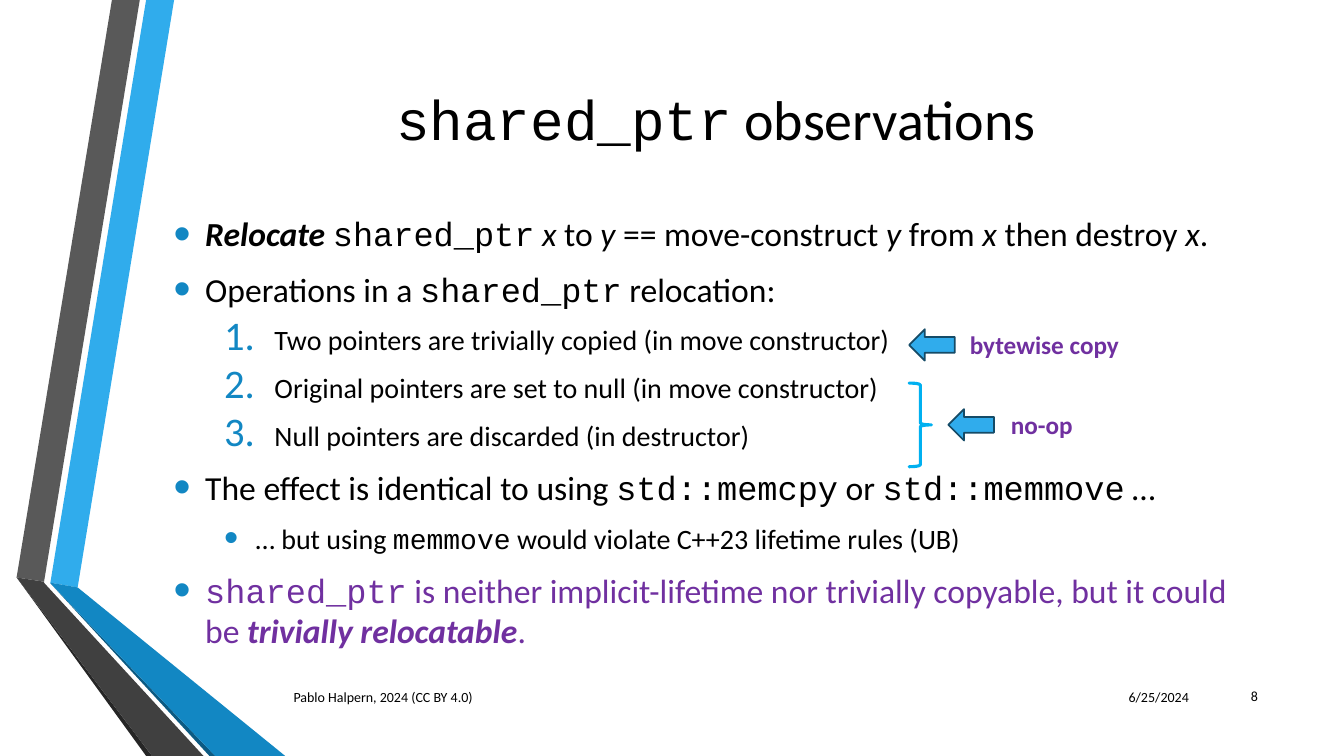
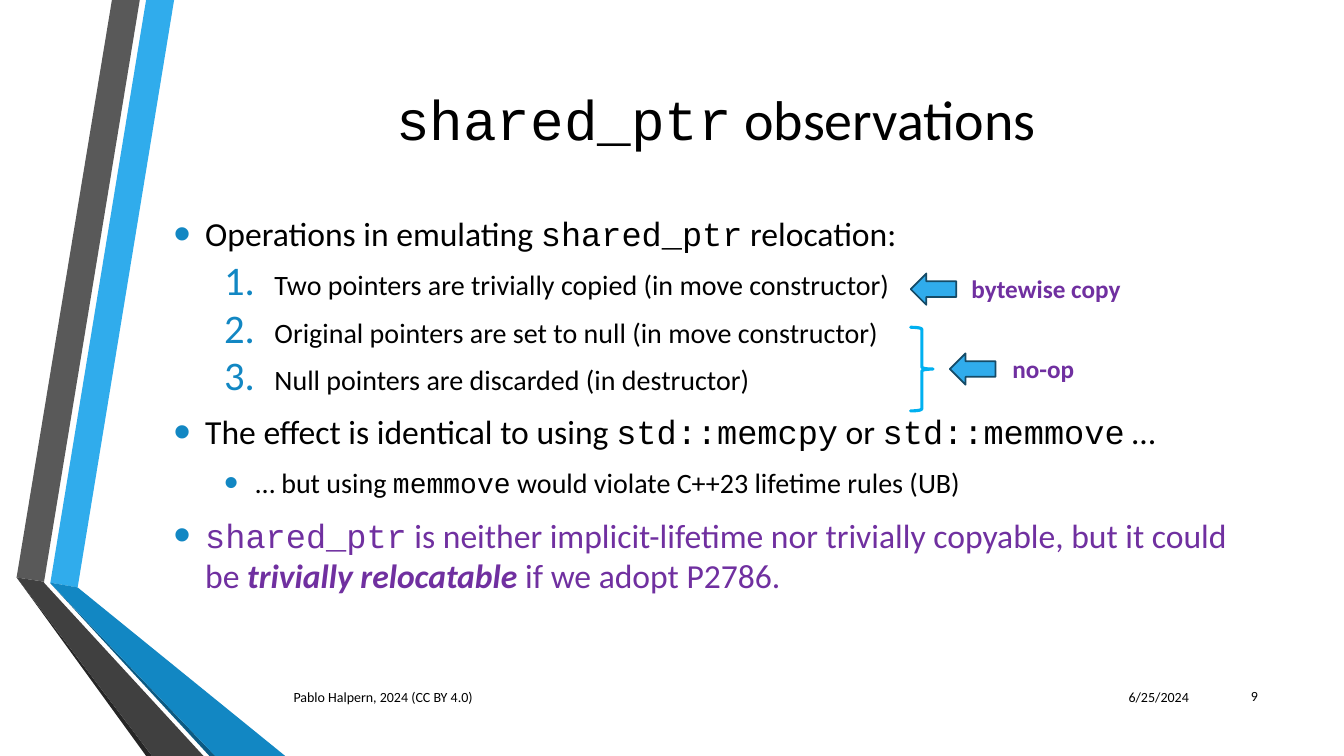
Before and after one commit to phalpern/WG21-halpern, a slide deck: slide 9 of relocate/Trivial Relocation - St. Louis 06-2024.pptx (slide 8 before the commit). Drawn at 1344x756 pixels with LibreOffice and Linux fonts; fonts in the diff are those of the drawing; background and template pictures are left out. Boxes give left, top, right and bottom in pixels: in the first picture for what was removed or moved away, otherwise in the second. Text is boxed around its words. In the diff, an @@ line names an element or a change of style, - is before the commit and + after.

Commit message:
Redo slides 7 to 16 of relocation presentation

```diff
--- a/relocate/Trivial Relocation - St. Louis 06-2024.pptx
+++ b/relocate/Trivial Relocation - St. Louis 06-2024.pptx
@@ text at bbox=[205, 222, 896, 253]: text changed @@
-• Relocate shared_ptr x to y == move-construct y from x then destroy x.
-• Operations in a shared_ptr relocation:
+• Operations in emulating shared_ptr relocation:
@@ 2 texts, 2 left arrows, 1 right brace: place and size @@
-2 texts, 2 left arrows, 1 right brace at bbox=[909, 330, 1119, 467]
+2 texts, 2 left arrows, 1 right brace at bbox=[910, 273, 1120, 411]
@@ text at bbox=[205, 523, 1227, 594]: text changed @@
-• shared_ptr is neither implicit-lifetime nor trivially copyable, but it could be trivially relocatable.
+• shared_ptr is neither implicit-lifetime nor trivially copyable, but it could be trivially relocatable if we adopt P2786.
@@ page number at bbox=[1251, 692, 1258, 701]: text changed @@
-8
+9
```
Also in this commit, not shown: 18 other slides changed, 1 slide added.
